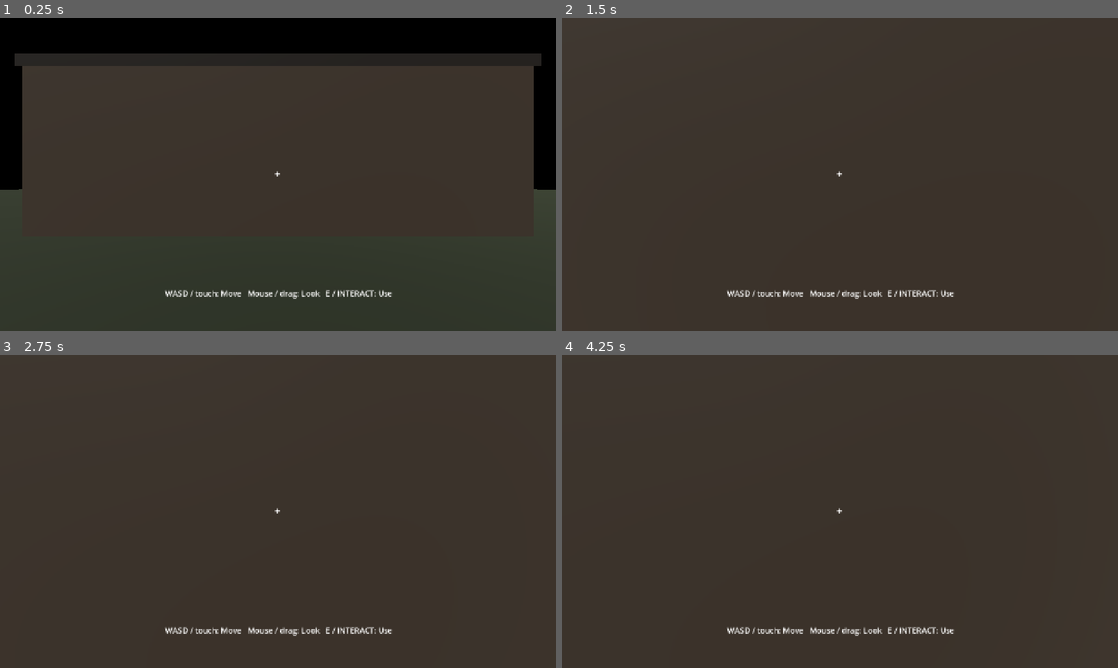
Above: before the commit, frames 1-4 (two rows, left to right).
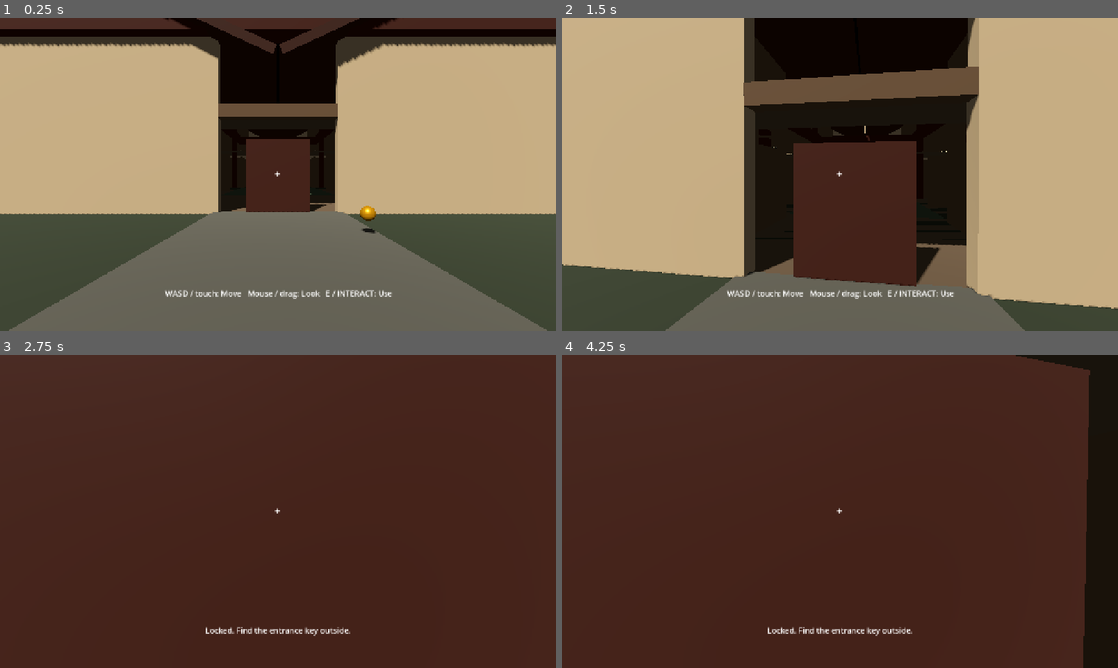
Above: after the commit, the same moments.

Repository: vickyb4816/WADAHORROR
Game: Godot game, scene res://main.tscn
The game is run twice, just before and just after one commit, with the same random seed, the same clock (stepped at 60 frames per second) and the same inputs.
Inputs (mouse positions are in pixels of both pictures, inside the frame that each line leads up to):
- Up to frame 1 (0.25 s): no input
- Up to frame 2 (1.5 s): tap Enter at 0.5 s; move the mouse to (867, 174) at 0.52 s; hold E (interact) 0.53-1.28 s; hold W (move_forward) from 0.53 s (still down); click (867, 174) at 0.67 s; tap Space (jump) at 0.77 s; move the mouse to (812, 174) at 1.27 s; tap E (interact) at 1.35 s
- Up to frame 3 (2.75 s): keep holding W (move_forward); tap Space (jump) at 1.52 s; move the mouse to (289, 505) at 2.02 s; hold E (interact) from 2.03 s (still down)
- Up to frame 4 (4.25 s): keep holding W (move_forward); tap Space (jump) at 2.75, 3.02, 3.77 s; move the mouse to (834, 517) at 2.77 s; release E (interact) at 2.78 s; tap E (interact) at 2.85 s; click (834, 517) at 2.92 s; tap Enter at 3.5 s; move the mouse to (878, 514) at 3.52 s; hold E (interact) from 3.53 s (still down)

The runs differ from the first frame. In frame 1, 82% of the frame differs, in the area x 0-100%, y 0-100%; in frame 2, 82%; in frame 3, 0.7%; in frame 4, 6.6%.

Commit message:
Build two-floor Wada blockout with courtyard and staircase

Diff:
--- a/scripts/main.gd
+++ b/scripts/main.gd
@@ -1,13 +1,29 @@
 extends Node3D
 
 const PlayerScript = preload("res://scripts/player.gd")
+
+# Blockout dimensions are deliberately modest for the project's older target PC
+# and Android Compatibility renderer. Coordinates are metres.
+const WALL := Color(0.63, 0.55, 0.42)
+const WALL_DARK := Color(0.35, 0.27, 0.19)
+const WOOD := Color(0.24, 0.12, 0.065)
+const STONE := Color(0.31, 0.30, 0.26)
+const FLOOR := Color(0.34, 0.28, 0.21)
+const COURTYARD := Color(0.25, 0.29, 0.22)
+const ROOF := Color(0.22, 0.13, 0.09)
+
+var materials: Dictionary = {}
 
 func _ready() -> void:
     _make_environment()
-    _make_ground()
-    _make_wada()
+    _make_site()
+    _make_ground_floor()
+    _make_upper_floor()
+    _make_staircase()
+    _make_roof_silhouette()
     _make_entrance_key()
     _make_player()
+    print("Wada blockout loaded: two floors, central courtyard, 12 room zones and stair access.")
 
 func _make_environment() -> void:
     var world := WorldEnvironment.new()
@@ -15,40 +31,148 @@
     env.background_mode = Environment.BG_SKY
     env.sky = Sky.new()
     env.ambient_light_source = Environment.AMBIENT_SOURCE_COLOR
-    env.ambient_light_color = Color(0.34, 0.36, 0.40)
-    env.ambient_light_energy = 0.55
+    env.ambient_light_color = Color(0.39, 0.40, 0.42)
+    env.ambient_light_energy = 0.62
+    env.tonemap_mode = Environment.TONE_MAPPER_FILMIC
     world.environment = env
     add_child(world)
 
     var sun := DirectionalLight3D.new()
     sun.rotation_degrees = Vector3(-48, -28, 0)
-    sun.light_energy = 0.75
+    sun.light_energy = 0.72
+    sun.shadow_enabled = true
     add_child(sun)
 
-func _make_ground() -> void:
-    _add_box("YardGround", Vector3(0, -0.25, 2), Vector3(50, 0.5, 50), Color(0.20, 0.23, 0.16), true)
-
-func _make_wada() -> void:
-    # Simple blockout building: exterior walls and an open doorway.
-    var wall_color := Color(0.30, 0.25, 0.20)
-    _add_box("BackWall", Vector3(0, 2, 5), Vector3(12, 4, 0.4), wall_color, true)
-    _add_box("LeftWall", Vector3(-6, 2, 0), Vector3(0.4, 4, 10), wall_color, true)
-    _add_box("RightWall", Vector3(6, 2, 0), Vector3(0.4, 4, 10), wall_color, true)
-    _add_box("FrontLeftWall", Vector3(-4.25, 2, -5), Vector3(3.5, 4, 0.4), wall_color, true)
-    _add_box("FrontRightWall", Vector3(4.25, 2, -5), Vector3(3.5, 4, 0.4), wall_color, true)
-    _add_box("FrontHeader", Vector3(0, 3.65, -5), Vector3(5, 0.7, 0.4), wall_color, true)
-    _add_box("InteriorFloor", Vector3(0, 0.02, 0), Vector3(11.6, 0.15, 9.6), Color(0.25, 0.22, 0.18), true)
-    _add_box("Roof", Vector3(0, 4.15, 0), Vector3(12.4, 0.3, 10.4), Color(0.16, 0.14, 0.12), true)
+func _make_site() -> void:
+    _add_box("OuterYard", Vector3(0, -0.35, 3), Vector3(64, 0.7, 64), Color(0.19, 0.21, 0.15))
+    _add_box("FrontApproachPath", Vector3(0, 0.015, 19), Vector3(5, 0.08, 18), STONE)
+    # Low compound wall and gate posts frame the Wada entrance.
+    _add_box("CompoundLeft", Vector3(-17, 1.0, 10), Vector3(0.45, 2.0, 22), WALL_DARK)
+    _add_box("CompoundRight", Vector3(17, 1.0, 10), Vector3(0.45, 2.0, 22), WALL_DARK)
+    _add_box("GatePostLeft", Vector3(-3.8, 1.5, 21), Vector3(0.7, 3.0, 0.7), WOOD)
+    _add_box("GatePostRight", Vector3(3.8, 1.5, 21), Vector3(0.7, 3.0, 0.7), WOOD)
+    _add_box("GateLintel", Vector3(0, 3.0, 21), Vector3(8.3, 0.45, 0.7), WOOD)
+    # Dry well as a landmark. Its collision rim prevents falling inside.
+    _add_cylinder("OldWell", Vector3(-12, 0.55, 8), 1.5, 1.1, STONE)
+    _add_cylinder("WellOpening", Vector3(-12, 1.13, 8), 1.05, 0.08, Color(0.06, 0.07, 0.06))
+
+func _make_ground_floor() -> void:
+    # Ground floor and open central courtyard.
+    _add_box("GroundFloor", Vector3(0, -0.12, 0), Vector3(24, 0.24, 20), FLOOR)
+    _add_box("CourtyardStone", Vector3(0, 0.015, 0), Vector3(8, 0.08, 7), COURTYARD)
+
+    # Outer walls: south side is split to leave the main entrance opening.
+    _add_box("NorthOuterWall", Vector3(0, 2.1, -10), Vector3(24, 4.2, 0.45), WALL)
+    _add_box("WestOuterWall", Vector3(-12, 2.1, 0), Vector3(0.45, 4.2, 20), WALL)
+    _add_box("EastOuterWall", Vector3(12, 2.1, 0), Vector3(0.45, 4.2, 20), WALL)
+    _add_box("SouthOuterLeft", Vector3(-7.15, 2.1, 10), Vector3(9.7, 4.2, 0.45), WALL)
+    _add_box("SouthOuterRight", Vector3(7.15, 2.1, 10), Vector3(9.7, 4.2, 0.45), WALL)
+    _add_box("SouthEntranceHeader", Vector3(0, 3.95, 10), Vector3(4.6, 0.5, 0.45), WALL_DARK)
+
+    # Ground-floor partitions. Openings are intentionally left between room zones.
+    _add_box("WestRoomDividerA", Vector3(-8.0, 1.7, -5.2), Vector3(7.5, 3.4, 0.25), WALL_DARK)
+    _add_box("WestRoomDividerB", Vector3(-8.0, 1.7, 0.0), Vector3(7.5, 3.4, 0.25), WALL_DARK)
+    _add_box("WestRoomDividerC", Vector3(-8.0, 1.7, 5.0), Vector3(7.5, 3.4, 0.25), WALL_DARK)
+    _add_box("EastRoomDividerA", Vector3(8.0, 1.7, -5.2), Vector3(7.5, 3.4, 0.25), WALL_DARK)
+    _add_box("EastRoomDividerB", Vector3(8.0, 1.7, 0.0), Vector3(7.5, 3.4, 0.25), WALL_DARK)
+    _add_box("EastRoomDividerC", Vector3(8.0, 1.7, 5.0), Vector3(7.5, 3.4, 0.25), WALL_DARK)
+    _add_box("NorthRoomDividerA", Vector3(-4.0, 1.7, -7.0), Vector3(0.25, 3.4, 5.5), WALL_DARK)
+    _add_box("NorthRoomDividerB", Vector3(4.0, 1.7, -7.0), Vector3(0.25, 3.4, 5.5), WALL_DARK)
+    _add_box("SouthRoomDividerA", Vector3(-4.0, 1.7, 7.0), Vector3(0.25, 3.4, 5.5), WALL_DARK)
+    _add_box("SouthRoomDividerB", Vector3(4.0, 1.7, 7.0), Vector3(0.25, 3.4, 5.5), WALL_DARK)
+
     _make_door()
-
-    # A few simple pillars to establish the old wada courtyard.
-    for x in [-5.5, 5.5]:
-        _add_box("VerandahPillar", Vector3(x, 1.7, -5.8), Vector3(0.35, 3.4, 0.35), Color(0.42, 0.34, 0.25), true)
+    _make_courtyard_pillars()
+    _make_room_signs(0.35)
+
+func _make_upper_floor() -> void:
+    # Upper gallery surrounds the open-to-sky courtyard. The courtyard itself
+    # stays empty so both levels overlook the same central space.
+    var upper_y := 4.15
+    _add_box("UpperNorthGallery", Vector3(0, upper_y, -8.35), Vector3(24, 0.3, 3.3), FLOOR)
+    _add_box("UpperSouthGallery", Vector3(0, upper_y, 8.35), Vector3(24, 0.3, 3.3), FLOOR)
+    _add_box("UpperWestGallery", Vector3(-10.35, upper_y, 0), Vector3(3.3, 0.3, 13.4), FLOOR)
+    _add_box("UpperEastGallery", Vector3(10.35, upper_y, 0), Vector3(3.3, 0.3, 13.4), FLOOR)
+
+    var upper_wall_y := 6.2
+    _add_box("UpperNorthWall", Vector3(0, upper_wall_y, -10), Vector3(24, 4.1, 0.4), WALL)
+    _add_box("UpperWestWall", Vector3(-12, upper_wall_y, 0), Vector3(0.4, 4.1, 20), WALL)
+    _add_box("UpperEastWall", Vector3(12, upper_wall_y, 0), Vector3(0.4, 4.1, 20), WALL)
+    _add_box("UpperSouthWallLeft", Vector3(-7.15, upper_wall_y, 10), Vector3(9.7, 4.1, 0.4), WALL)
+    _add_box("UpperSouthWallRight", Vector3(7.15, upper_wall_y, 10), Vector3(9.7, 4.1, 0.4), WALL)
+
+    # Upper-level room divisions create another six room zones.
+    _add_box("UpperWestDividerA", Vector3(-8.0, 5.9, -5.2), Vector3(7.5, 3.4, 0.22), WALL_DARK)
+    _add_box("UpperWestDividerB", Vector3(-8.0, 5.9, 0.0), Vector3(7.5, 3.4, 0.22), WALL_DARK)
+    _add_box("UpperEastDividerA", Vector3(8.0, 5.9, -5.2), Vector3(7.5, 3.4, 0.22), WALL_DARK)
+    _add_box("UpperEastDividerB", Vector3(8.0, 5.9, 0.0), Vector3(7.5, 3.4, 0.22), WALL_DARK)
+    _add_box("UpperNorthDividerA", Vector3(-4.0, 5.9, -7.0), Vector3(0.22, 3.4, 5.5), WALL_DARK)
+    _add_box("UpperNorthDividerB", Vector3(4.0, 5.9, -7.0), Vector3(0.22, 3.4, 5.5), WALL_DARK)
+    _add_box("UpperSouthDividerA", Vector3(-4.0, 5.9, 7.0), Vector3(0.22, 3.4, 5.5), WALL_DARK)
+    _add_box("UpperSouthDividerB", Vector3(4.0, 5.9, 7.0), Vector3(0.22, 3.4, 5.5), WALL_DARK)
+
+    # Wooden gallery railings around the courtyard opening.
+    _add_box("GalleryRailNorth", Vector3(0, 5.15, -4.0), Vector3(8.0, 0.9, 0.16), WOOD)
+    _add_box("GalleryRailSouth", Vector3(0, 5.15, 4.0), Vector3(8.0, 0.9, 0.16), WOOD)
+    _add_box("GalleryRailWest", Vector3(-4.0, 5.15, 0), Vector3(0.16, 0.9, 7.0), WOOD)
+    _add_box("GalleryRailEast", Vector3(4.0, 5.15, 0), Vector3(0.16, 0.9, 7.0), WOOD)
+    _make_room_signs(4.5)
+
+func _make_staircase() -> void:
+    # Simple solid steps on the east side. Laksha can walk up to the gallery.
+    var step_count := 15
+    for i in range(step_count):
+        var step_height := 0.28
+        var step_depth := 0.42
+        var step_y := step_height * float(i + 1) * 0.5
+        var step_z := 8.0 - float(i) * step_depth
+        _add_box("StairStep_%02d" % i, Vector3(9.2, step_y, step_z), Vector3(2.2, step_height * float(i + 1), step_depth), WOOD)
+    _add_box("StairLanding", Vector3(9.2, 4.12, 1.25), Vector3(2.5, 0.25, 1.2), WOOD)
+    # Handrail posts and top rail.
+    for i in range(0, 8):
+        var z := 7.7 - float(i) * 0.78
+        var y := 0.7 + float(i) * 0.42
+        _add_box("StairPost_%02d" % i, Vector3(10.55, y, z), Vector3(0.12, 0.85, 0.12), WOOD)
+    _add_box("StairHandrail", Vector3(10.55, 2.35, 4.8), Vector3(0.14, 0.14, 6.3), WOOD)
+
+func _make_roof_silhouette() -> void:
+    # Roof slabs are visual-only and deliberately kept above the playable gallery.
+    var left_roof := _add_visual_box("RoofSlopeLeft", Vector3(-6.0, 8.55, 0), Vector3(13.0, 0.35, 22.0), ROOF)
+    left_roof.rotation.z = deg_to_rad(-25)
+    var right_roof := _add_visual_box("RoofSlopeRight", Vector3(6.0, 8.55, 0), Vector3(13.0, 0.35, 22.0), ROOF)
+    right_roof.rotation.z = deg_to_rad(25)
+    _add_box("FrontRoofEave", Vector3(0, 7.0, 10.2), Vector3(24.5, 0.45, 0.8), WOOD)
+
+func _make_courtyard_pillars() -> void:
+    for x in [-4.8, 4.8]:
+        for z in [-4.7, 4.7]:
+            _add_box("CourtyardPillar_%s_%s" % [str(x), str(z)], Vector3(x, 2.0, z), Vector3(0.42, 4.0, 0.42), WOOD)
+            _add_box("UpperPillar_%s_%s" % [str(x), str(z)], Vector3(x, 6.15, z), Vector3(0.42, 4.0, 0.42), WOOD)
+
+func _make_room_signs(level_y: float) -> void:
+    var labels := [
+        ["PUJA ROOM", Vector3(-8.0, level_y, -8.0)],
+        ["STORAGE", Vector3(8.0, level_y, -8.0)],
+        ["LIBRARY", Vector3(-8.0, level_y, -2.6)],
+        ["GUEST ROOM", Vector3(8.0, level_y, -2.6)],
+        ["KITCHEN", Vector3(-8.0, level_y, 2.5)],
+        ["DINING", Vector3(8.0, level_y, 2.5)],
+        ["BEDROOM", Vector3(-8.0, level_y, 7.6)],
+        ["STUDY", Vector3(8.0, level_y, 7.6)]
+    ]
+    for entry in labels:
+        var sign := Label3D.new()
+        sign.text = entry[0]
+        sign.position = entry[1]
+        sign.font_size = 32
+        sign.pixel_size = 0.006
+        sign.modulate = Color(0.95, 0.82, 0.56)
+        add_child(sign)
 
 func _make_door() -> void:
     var hinge := Node3D.new()
     hinge.name = "EntranceDoorHinge"
-    hinge.position = Vector3(-1.25, 0, -5.0)
+    hinge.position = Vector3(-1.25, 0, 10.0)
     add_child(hinge)
 
     var door := StaticBody3D.new()
@@ -60,7 +184,7 @@
     var box := BoxMesh.new()
     box.size = Vector3(2.5, 2.9, 0.18)
     mesh.mesh = box
-    mesh.material_override = _material(Color(0.20, 0.10, 0.055))
+    mesh.material_override = _material(WOOD)
     door.add_child(mesh)
     var shape := CollisionShape3D.new()
     var box_shape := BoxShape3D.new()
@@ -74,7 +198,7 @@
 func _make_entrance_key() -> void:
     var key := Area3D.new()
     key.name = "EntranceKey"
-    key.position = Vector3(2.2, 0.55, 1.2)
+    key.position = Vector3(2.2, 0.55, 13.0)
     key.add_to_group("interactable")
     key.set_script(load("res://scripts/key.gd"))
     add_child(key)
@@ -96,7 +220,7 @@
 func _make_player() -> void:
     var player := CharacterBody3D.new()
     player.name = "Laksha"
-    player.position = Vector3(0, 1.1, 10)
+    player.position = Vector3(0, 1.1, 18)
     player.set_script(PlayerScript)
     add_child(player)
 
@@ -107,29 +231,62 @@
     collision.shape = capsule
     player.add_child(collision)
 
-func _add_box(node_name: String, pos: Vector3, dimensions: Vector3, color: Color, collision: bool) -> void:
-    var body := StaticBody3D.new() if collision else Node3D.new()
+func _add_box(node_name: String, pos: Vector3, dimensions: Vector3, color: Color) -> StaticBody3D:
+    var body := StaticBody3D.new()
     body.name = node_name
     body.position = pos
     add_child(body)
-
     var mesh_instance := MeshInstance3D.new()
     var box := BoxMesh.new()
     box.size = dimensions
     mesh_instance.mesh = box
     mesh_instance.material_override = _material(color)
     body.add_child(mesh_instance)
-
-    if collision:
-        var shape_node := CollisionShape3D.new()
-        var box_shape := BoxShape3D.new()
-        box_shape.size = dimensions
-        shape_node.shape = box_shape
-        body.add_child(shape_node)
+    var shape_node := CollisionShape3D.new()
+    var box_shape := BoxShape3D.new()
+    box_shape.size = dimensions
+    shape_node.shape = box_shape
+    body.add_child(shape_node)
+    return body
+
+func _add_visual_box(node_name: String, pos: Vector3, dimensions: Vector3, color: Color) -> MeshInstance3D:
+    var mesh_instance := MeshInstance3D.new()
+    mesh_instance.name = node_name
+    mesh_instance.position = pos
+    var box := BoxMesh.new()
+    box.size = dimensions
+    mesh_instance.mesh = box
+    mesh_instance.material_override = _material(color)
+    add_child(mesh_instance)
+    return mesh_instance
+
+func _add_cylinder(node_name: String, pos: Vector3, radius: float, height: float, color: Color) -> void:
+    var body := StaticBody3D.new()
+    body.name = node_name
+    body.position = pos
+    add_child(body)
+    var mesh_instance := MeshInstance3D.new()
+    var cylinder := CylinderMesh.new()
+    cylinder.top_radius = radius
+    cylinder.bottom_radius = radius
+    cylinder.height = height
+    mesh_instance.mesh = cylinder
+    mesh_instance.material_override = _material(color)
+    body.add_child(mesh_instance)
+    var collision := CollisionShape3D.new()
+    var shape := CylinderShape3D.new()
+    shape.radius = radius
+    shape.height = height
+    collision.shape = shape
+    body.add_child(collision)
 
 func _material(color: Color, metallic: bool = false) -> StandardMaterial3D:
+    var key := color.to_html() + str(metallic)
+    if materials.has(key):
+        return materials[key]
     var mat := StandardMaterial3D.new()
     mat.albedo_color = color
     mat.metallic = 0.65 if metallic else 0.0
     mat.roughness = 0.35 if metallic else 0.9
+    materials[key] = mat
     return mat
